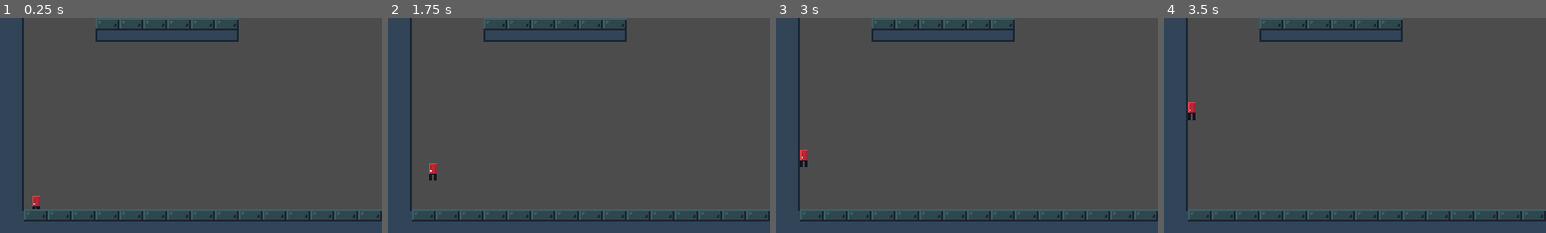
Above: before the commit, frames 1-4 (left to right).
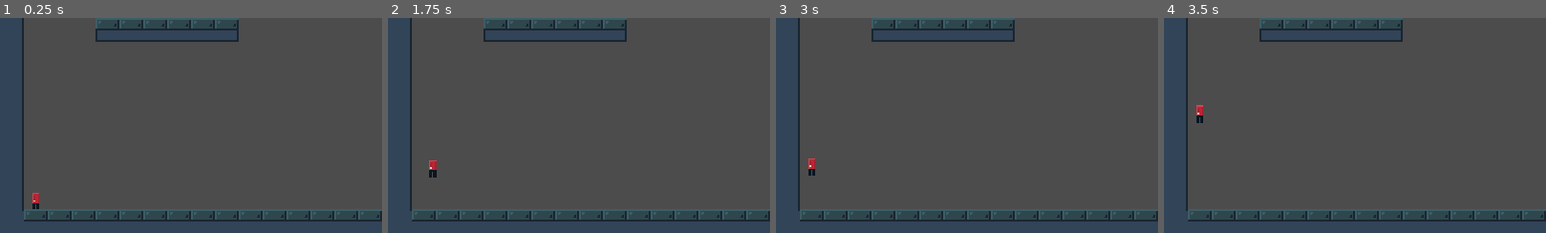
Above: after the commit, the same moments.

Repository: Lunatic-Games/kill-me-now
Game: Godot game, scene res://levels/level_test.tscn
The game is run twice, just before and just after one commit, with the same random seed, the same clock (stepped at 60 frames per second) and the same inputs.
Inputs:
- Up to frame 1 (0.25 s): no input
- Up to frame 2 (1.75 s): tap Enter at 0.5 s; hold D (ui_right) from 0.53 s (still down); tap E (action_soul_mode) at 0.6, 1.35 s; tap Space (action_jump) at 0.77, 1.25, 1.52 s
- Up to frame 3 (3 s): tap Enter at 2 s; release D (ui_right) at 2.03 s; hold A (ui_left) 2.03-2.78 s; tap E (action_soul_mode) at 2.1, 2.85 s; tap Space (action_jump) at 2.75 s; hold D (ui_right) from 2.78 s (still down)
- Up to frame 4 (3.5 s): keep holding D (ui_right); tap Space (action_jump) at 3.02 s
The pictures show only the part of the screen within x 0-50%, y 50-100%; the shares and areas given below are measured in that part.

The runs differ from the first frame. In frame 1, less than 0.1% of the frame differs, in the area x 8-11%, y 81-89%; in frame 2, 0.1%; in frame 3, 0.3%; in frame 4, 0.3%, in the area x 6-11%, y 39-49%.

Commit message:
Added better soul mode, fixed movement bugs

Diff:
--- a/player/player.gd
+++ b/player/player.gd
@@ -1,9 +1,11 @@
 extends KinematicBody2D
 
 var soul_mode = false
+var mode_changed = false
 
 var motion = Vector2()
-const SPEED = 175
+const BODY_SPEED = 175
+const SOUL_SPEED = 200
 
 var remaining_jumps = 0
 const JUMP_SPEED = 250
@@ -14,22 +16,25 @@
 const UP_DIRECTION = Vector2(0,-1)
 
 func _physics_process(delta):
-	if Input.is_action_just_pressed("action_soul_mode"):
-		toggle_soul_mode()
 	if !soul_mode:
+		if Input.is_action_just_pressed("action_soul_mode") && is_on_floor():
+			toggle_soul_mode()
+			return
 		if !is_on_floor():
 			if motion.y < GRAVITY_CAP:
 				motion.y += GRAVITY_RATE
 				if motion.y > GRAVITY_CAP:
 					motion.y = GRAVITY_CAP
 		if Input.is_action_just_pressed("ui_right"):
-			motion.x  += SPEED # TODO Accelerate to speed
+			motion.x  += BODY_SPEED # TODO Accelerate to speed
+			mode_changed = false
 		if Input.is_action_just_pressed("ui_left"):
-			motion.x -= SPEED # TODO Accelerate to speed
-		if Input.is_action_just_released("ui_right"):
-			motion.x -= SPEED # TODO Accelerate to speed
-		if Input.is_action_just_released("ui_left"):
-			motion.x += SPEED # TODO Accelerate to speed
+			motion.x -= BODY_SPEED # TODO Accelerate to speed
+			mode_changed = false
+		if Input.is_action_just_released("ui_right") && !mode_changed:
+			motion.x -= BODY_SPEED # TODO Accelerate to speed
+		if Input.is_action_just_released("ui_left") && !mode_changed:
+			motion.x += BODY_SPEED # TODO Accelerate to speed
 		if Input.is_action_just_pressed("action_jump") && !is_on_ceiling() && remaining_jumps > 0:
 			motion.y = -JUMP_SPEED
 			remaining_jumps -= 1
@@ -37,11 +42,37 @@
 			motion.y = 1
 		if is_on_floor():
 			remaining_jumps = NUM_JUMPS
+		move_and_slide(motion, UP_DIRECTION)
 
-		move_and_slide(motion, UP_DIRECTION)
+	if soul_mode:
+		if Input.is_action_just_pressed("action_soul_mode"):
+			toggle_soul_mode()
+			return
+		if Input.is_action_just_pressed("ui_right"):
+			motion.x += SOUL_SPEED
+			mode_changed = false
+		if Input.is_action_just_pressed("ui_left"):
+			motion.x -= SOUL_SPEED
+			mode_changed = false
+		if Input.is_action_just_pressed("ui_up"):
+			motion.y -= SOUL_SPEED
+			mode_changed = false
+		if Input.is_action_just_pressed("ui_down"):
+			motion.y += SOUL_SPEED
+			mode_changed = false
+		if Input.is_action_just_released("ui_right") && !mode_changed:
+			motion.x -= SOUL_SPEED
+		if Input.is_action_just_released("ui_left") && !mode_changed:
+			motion.x += SOUL_SPEED
+		if Input.is_action_just_released("ui_up") && !mode_changed:
+			motion.y += SOUL_SPEED
+		if Input.is_action_just_released("ui_down") && !mode_changed:
+			motion.y -= SOUL_SPEED
+		move_and_slide(motion)
 
 func toggle_soul_mode():
 	soul_mode = !soul_mode
+	mode_changed = true
 	motion = Vector2()
 	if soul_mode:
 		print("Entered soul mode")
--- a/player/player.tscn
+++ b/player/player.tscn
@@ -4,7 +4,7 @@
 [ext_resource path="res://player/player.gd" type="Script" id=2]
 
 [sub_resource type="RectangleShape2D" id=1]
-extents = Vector2( 5, 12 )
+extents = Vector2( 16, 16 )
 
 [node name="Player" type="KinematicBody2D"]
 script = ExtResource( 2 )
